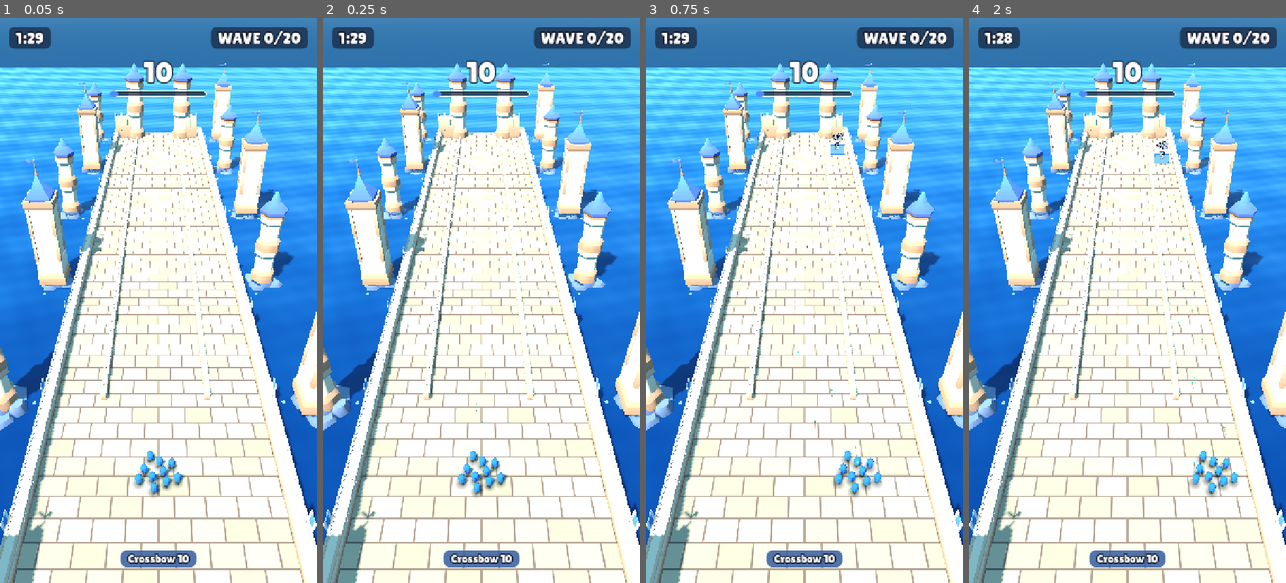
Above: before the commit, frames 1-4 (left to right).
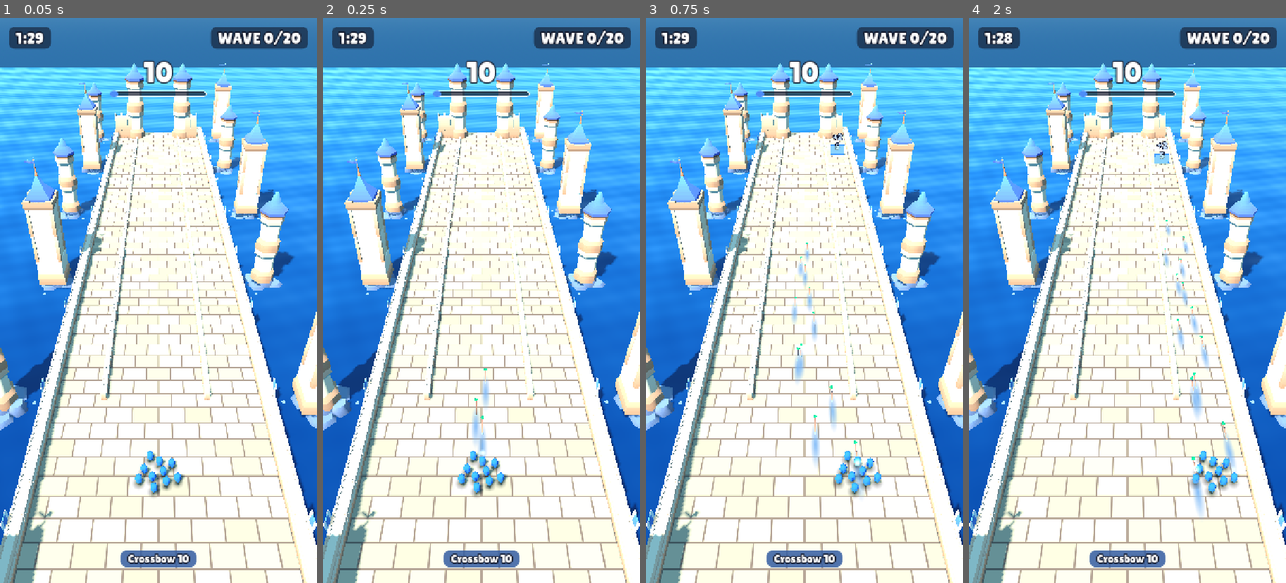
Above: after the commit, the same moments.

Repository: solutionsunity/gunlord
Game: Godot game, scene res://main.tscn
The game is run twice, just before and just after one commit, with the same random seed, the same clock (stepped at 60 frames per second) and the same inputs.
Inputs (mouse positions are in pixels of both pictures, inside the frame that each line leads up to):
- Up to frame 1 (0.05 s): no input
- Up to frame 2 (0.25 s): no input
- Up to frame 3 (0.75 s): move the mouse to (874, 272) at 0.52 s; hold Right (ui_right) from 0.53 s (still down); click (874, 272) at 0.67 s
- Up to frame 4 (2 s): release Right (ui_right) at 1.25 s; drag from (1064, 328) to (1111, 413) at 1.27 s

Frame 1 is identical in both runs. In frame 2, 0.4% of the frame differs, in the area x 46-53%, y 62-78%; in frame 3, 0.8%; in frame 4, 1.0%, in the area x 61-84%, y 35-89%.

Commit message:
Make shots readable at phone size
Every projectile now trails a soft streak in its weapon's colour (blended,
since additive light washes out on the pale deck). Bolts are larger, tracers
thicker and longer, cannonballs bigger; muzzle flashes and hit sparks are
about twice the size and last a little longer.

Diff:
--- a/src/view/view.gd
+++ b/src/view/view.gd
@@ -31,6 +31,7 @@
 var _panels: Crowd                 ## translucent panel faces
 var _pedestals: Crowd
 var _projectiles := {}             ## projectile look -> Crowd
+var _streaks: Crowd                ## a glowing trail behind every projectile, so shots read at phone size
 var _font: FontFile
 var _glow: Crowd                   ## every flash, spark and blast: additive billboards
 var _fx: Array[Dictionary] = []    ## {at, color, from, to, life, age}
@@ -51,13 +52,14 @@
 	_placeholder = _primitive(_capsule(0.3, 1.0), CHARACTERS, false)
 	_font = load(FONT)
 	_glow = _billboards(FX)
+	_streaks = _trails(4000)
 	_frames = _primitive(_box(Vector3(PANEL.x + 0.16, PANEL.y + 0.16, PANEL.z * 0.6)), 200, false)
 	_panels = _glass(_box(PANEL), 200)
 	_pedestals = _kit_crowd("tower-square-base", 64)
 	_projectiles = {
 		bolt = _arrows(4000),
-		tracer = _primitive(_box(Vector3(0.07, 0.07, 0.9)), 4000, true),
-		ball = _primitive(_sphere(0.2), 400, false),
+		tracer = _primitive(_box(Vector3(0.14, 0.14, 1.4)), 4000, true),
+		ball = _primitive(_sphere(0.32), 400, false),
 	}
 	for i in LABELS:
 		_labels.append(_label(40))
@@ -155,10 +157,18 @@
 func _draw_shots(shots: Shots, weapons: Array[WeaponDef]) -> void:
 	for look in _projectiles:
 		_projectiles[look].begin()
+	_streaks.begin()
 	for i in shots.size():
 		var wd := weapons[shots.weapon[i]]
 		var crowd: Crowd = _projectiles.get(wd.projectile, _projectiles.tracer)
-		crowd.add(Vector3(shots.x[i], 0.6, shots.z[i]), atan2(shots.vx[i], shots.vz[i]), Vector3.ONE, wd.color.lightened(0.45))
+		var at := Vector3(shots.x[i], 0.6, shots.z[i])
+		var yaw := atan2(shots.vx[i], shots.vz[i])
+		crowd.add(at, yaw, Vector3.ONE, wd.color.lightened(0.45))
+		# The trail starts at the projectile and stretches back along its path.
+		var back := Vector3(shots.vx[i], 0.0, shots.vz[i]).normalized() * -1.3
+		var wide := 1.0 if wd.projectile == &"ball" else 0.6
+		_streaks.add(at + back, yaw, Vector3(wide, 1.0, 3.0), Color(wd.color.lightened(0.15), 0.95))
+	_streaks.end()
 	for look in _projectiles:
 		_projectiles[look].end()
 
@@ -201,13 +211,13 @@
 			&"fire":
 				var wd: WeaponDef = weapons[e.weapon]
 				var big := wd.splash > 0.0
-				_spark(e.at + Vector3(0, 0.7, -0.35 * wd.size), wd.color.lightened(0.7), 0.6 if big else 0.35, 0.1, 0.07)
+				_spark(e.at + Vector3(0, 0.7, -0.35 * wd.size), wd.color.lightened(0.7), 1.6 if big else 0.8, 0.3, 0.09)
 			&"hit":
 				if e.splash > 0.0:
 					_spark(e.at + Vector3(0, 0.5, 0), Color(1.0, 0.55, 0.15), 0.8, e.splash * 2.2, 0.4)
 					_trauma = minf(_trauma + 0.12, 1.0)
 				else:
-					_spark(e.at + Vector3(0, 0.6, 0), Color(1.0, 0.9, 0.6), 0.2, 0.6, 0.14)
+					_spark(e.at + Vector3(0, 0.6, 0), Color(1.0, 0.9, 0.6), 0.5, 1.3, 0.18)
 			&"payout":
 				_spark(e.at, e.color.lightened(0.4), 0.6, 3.2, 0.45)
 				var label := _callouts[_next_callout]
@@ -349,6 +359,31 @@
 	return crowd
 
 
+## Flat streaks lying on the projectile's path: a soft oval, long along +Z.
+## Blended, not additive: additive light on the pale deck washes out to white.
+func _trails(capacity: int) -> Crowd:
+	var gradient := Gradient.new()
+	gradient.colors = PackedColorArray([Color.WHITE, Color(1, 1, 1, 0)])
+	var tex := GradientTexture2D.new()
+	tex.gradient = gradient
+	tex.fill = GradientTexture2D.FILL_RADIAL
+	tex.fill_from = Vector2(0.5, 0.5)
+	tex.fill_to = Vector2(0.5, 0.0)
+	var mat := StandardMaterial3D.new()
+	mat.shading_mode = BaseMaterial3D.SHADING_MODE_UNSHADED
+	mat.transparency = BaseMaterial3D.TRANSPARENCY_ALPHA
+	mat.vertex_color_use_as_albedo = true
+	mat.albedo_texture = tex
+	mat.depth_draw_mode = BaseMaterial3D.DEPTH_DRAW_DISABLED
+	mat.cull_mode = BaseMaterial3D.CULL_DISABLED
+	var quad := PlaneMesh.new()
+	quad.size = Vector2.ONE
+	var crowd := Crowd.new(quad, capacity, mat)
+	crowd.cast_shadow = GeometryInstance3D.SHADOW_CASTING_SETTING_OFF
+	add_child(crowd)
+	return crowd
+
+
 func _glass(mesh: Mesh, capacity: int) -> Crowd:
 	var mat := StandardMaterial3D.new()
 	mat.vertex_color_use_as_albedo = true
@@ -377,7 +412,7 @@
 	var scene: Node = load("res://assets/third_party/kaykit-adventurers/props/arrow.gltf").instantiate()
 	var mi: MeshInstance3D = scene.find_children("*", "MeshInstance3D", true, false)[0]
 	var arrays := mi.mesh.surface_get_arrays(0)
-	var turn := Basis(Vector3.RIGHT, PI / 2.0).scaled(Vector3.ONE * 0.8)
+	var turn := Basis(Vector3.RIGHT, PI / 2.0).scaled(Vector3.ONE * 1.8)
 	var verts: PackedVector3Array = arrays[Mesh.ARRAY_VERTEX]
 	var normals: PackedVector3Array = arrays[Mesh.ARRAY_NORMAL]
 	for k in verts.size():
